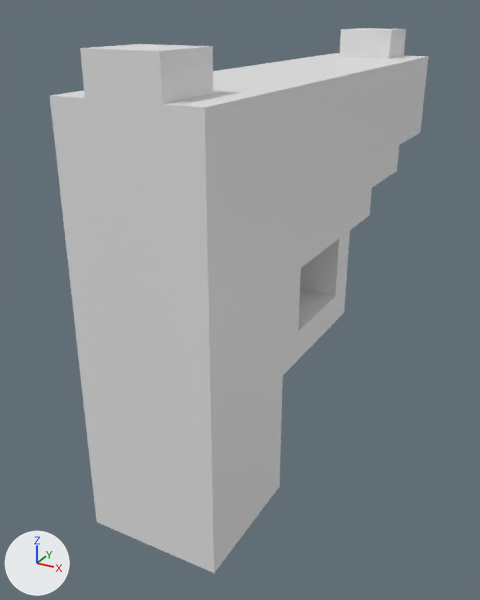
An edit to the FBX model Assets/Models/Weapons/Handgun/Handgun.fbx, drawn before and after from the same camera.
Camera for both pictures: a camera (50 mm lens) standing at (0.564, -1.209, 0.86) and looking at (-0.066, -0.064, 0.288). Lighting does not change. The marker at lower left points along +X, +Y and +Z. Where no turn or scale is listed for an object, it has been applied to the vertices.
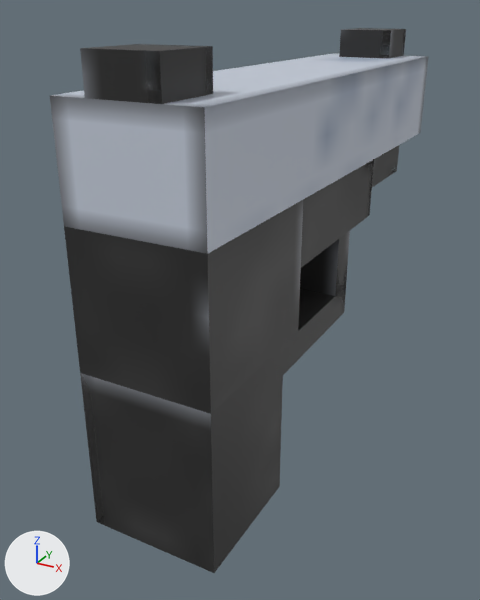
The change in detail:
Picture 'texture.png' (img_texture_png) is new.
Material 'texture.png' (mat_texture_png) is new.
Its texture is img_texture_png (with its transparency).
me_cube_2 has 8 vertices, 6 faces and spans x -0.125..0.125, y -0.312..0.062, z -0.062..0.063.
me_cube_2 now uses material mat_texture_png (picture img_texture_png).
me_cube_8 has 8 vertices, 6 faces and spans x -0.125..0.125, y -0.312..-0.125, z 0.0..0.063.
me_cube_8 now uses material mat_texture_png (picture img_texture_png).
me_cube_9 has 8 vertices, 6 faces and spans x -0.0625..0.0625, y -0.0625..0.0625, z 0.0..0.0625.
me_cube_9 now uses material mat_texture_png (picture img_texture_png).
me_cube has 8 vertices, 6 faces and spans x -0.125..0.125, y -0.125..0.125, z 0.0..0.312.
me_cube is used by ob_cube; location (0.0, -0.375, 0.0).
me_cube part 2: texture (UV) coordinates of 6 of 6 faces, centred in x -0.125..0.125, y -0.125..0.125, z 0.0..0.312, changed; they spanned u 0.0..0.25, v 0.69..1.0 and now span u 0.0..0.84, v 0.19..0.81.
me_cube now uses material mat_texture_png (picture img_texture_png).
me_cube_1 has 8 vertices, 6 faces and spans x -0.125..0.125, y -0.188..0.125, z 0.0..0.25.
me_cube_1 is used by ob_cube_1; location (0.0, -0.312, 0.313).
me_cube_1 part 1: texture (UV) coordinates of 6 of 6 faces, centred in x -0.125..0.125, y -0.187..0.125, z 0.0..0.25, changed; they spanned u 0.0..0.31, v 0.69..1.0 and now span u 0.38..0.88, v 0.16..0.69.
me_cube_1 now uses material mat_texture_png (picture img_texture_png).
me_cube_4 has 8 vertices, 6 faces and spans x -0.125..0.125, y -0.25..0.062, z 0.0..0.063.
me_cube_4 is used by ob_cube_4; location (0.0, 0.0, 0.25).
me_cube_4 part 5: texture (UV) coordinates of 6 of 6 faces, centred in x -0.125..0.125, y -0.25..0.062, z 0.0..0.063, changed; they spanned u 0.0..0.31, v 0.69..1.0 and now span u 0.0..0.97, v 0.12..0.72.
me_cube_4 now uses material mat_texture_png (picture img_texture_png).
me_cube_10 has 8 vertices, 6 faces and spans x -0.0625..0.0625, y -0.0625..0.0625, z 0.0..0.0625.
me_cube_10 now uses material mat_texture_png (picture img_texture_png).
me_cube_3 has 8 vertices, 6 faces and spans x -0.125..0.125, y 0.0..0.063, z 0.0..0.125.
me_cube_3 is used by ob_cube_3; location (0.0, 0.0, 0.312).
me_cube_3 part 3: texture (UV) coordinates of 6 of 6 faces, centred in x -0.125..0.125, y 0.0..0.063, z 0.0..0.125, changed; they spanned u 0.0..0.25, v 0.88..1.0 and now span u 0.12..0.97, v 0.06..0.78.
me_cube_3 now uses material mat_texture_png (picture img_texture_png).
me_cube_6 has 8 vertices, 6 faces and spans x -0.125..0.125, y -0.5..0.562, z 0.0..0.188.
me_cube_6 is used by ob_cube_6; location (0.0, 0.0, 0.562).
me_cube_6 part 4: texture (UV) coordinates of 6 of 6 faces, centred in x -0.125..0.125, y -0.5..0.562, z 0.0..0.187, changed; they spanned u 0.0..1.0, v 0.0..1.0 and now span u 0.0..0.91, v 0.12..1.0.
me_cube_6 now uses material mat_texture_png (picture img_texture_png).

Boxes (x1, y1, x2, y2) around the edits, measured in the pictures (480 x 600 px):
'cube_6', recoloured, surface changed
    both: (50, 53, 428, 254)
'cube_1', recoloured, surface changed (grey to black)
    both: (64, 200, 303, 414)
'cube', recoloured, surface changed (grey to black)
    both: (80, 345, 284, 573)
'cube_9', recoloured (grey to black)
    both: (80, 44, 213, 104)
'cube_2', recoloured (grey to black)
    both: (301, 159, 374, 267)
'cube_4', recoloured, surface changed (grey to black)
    both: (283, 284, 346, 375)
'cube_3', recoloured, surface changed (grey to black)
    both: (300, 231, 350, 296)
'cube_10', recoloured (white to black)
    both: (339, 28, 406, 59)
'cube_8', recoloured (grey to black)
    both: (370, 145, 399, 187)
part 5 of me_cube_4, surface changed (grey to black)
    before: (283, 287, 346, 375)
    after: (283, 284, 346, 375)
